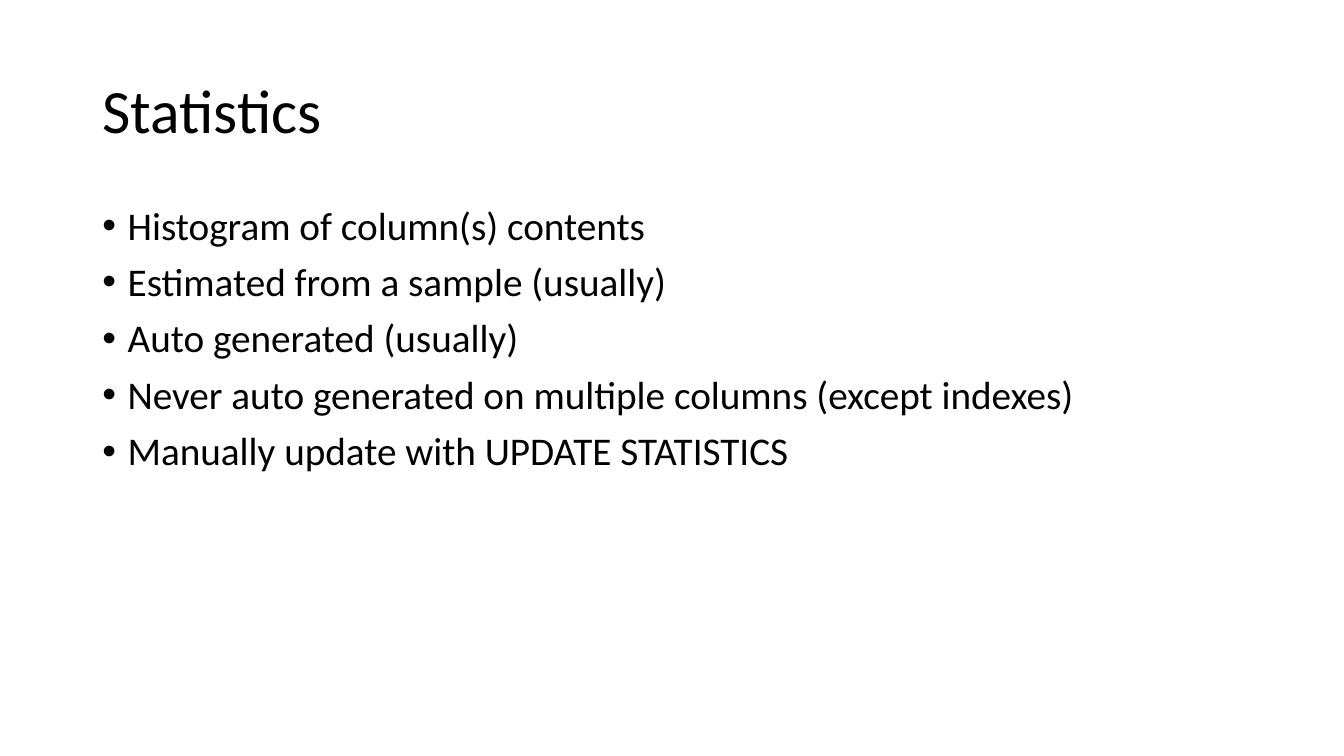
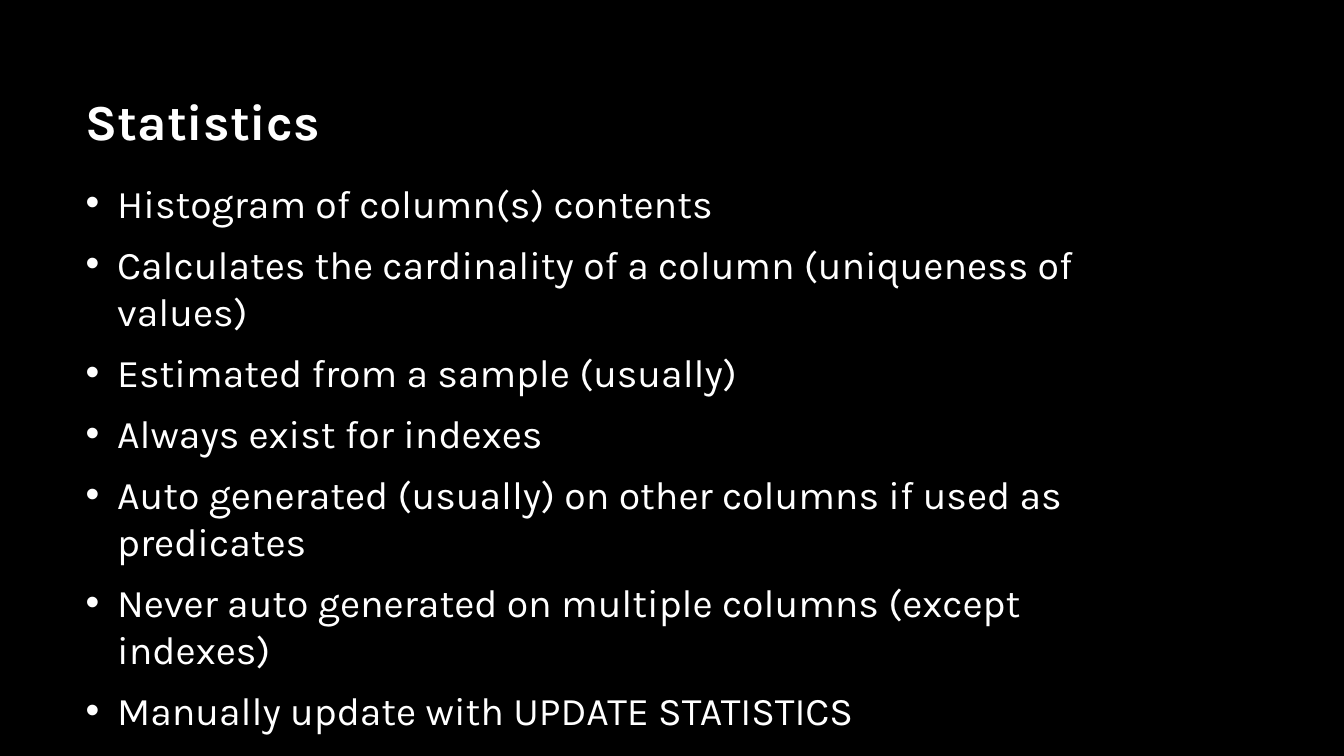
Before and after one commit to sabinio/SQLTraining, a slide deck: slide 10 of Slides/3. Query Execution.pptx (slide 7 before the commit). Drawn at 1344x756 pixels with LibreOffice and Linux fonts; fonts in the diff are those of the drawing; background and template pictures are left out. Boxes give left, top, right and bottom in pixels: in the first picture for what was removed or moved away, otherwise in the second. Text is boxed around its words. In the diff, an @@ line names an element or a change of style, - is before the commit and + after.

Commit message:
latest slides

```diff
--- a/Slides/3. Query Execution.pptx
+++ b/Slides/3. Query Execution.pptx
@@ background #FFFFFF to picture (left out) @@
@@ title "Statistics": place and size @@
-title "Statistics" at (102,90,321,134)
+title "Statistics" at (86,104,320,141)
@@ title "Statistics" at (86,104,320,141): size 44 to 36 pt, font Calibri to Karla, text colour #000000 to #FFFFFF, bold on; line spacing 0.9 to 1 @@
@@ text "Histogram of column(s) contents": place and size @@
-text "Histogram of column(s) contents" at (128,211,1074,472)
+text "Histogram of column(s) contents" at (117,189,1073,735)
@@ text at (117,189,1020,735): font Calibri to Karla, text colour #000000 to #FFFFFF in "Histogram of column(s) contents", "Estimated from a sample (usually)", "Never auto generated on multiple columns (except ...", "Manually update with UPDATE STATISTICS"; indent changed; line spacing 0.9 to 1 @@
@@ text at (117,250,1073,331): paragraph added @@
+• Calculates the cardinality of a column (uniqueness of values)
@@ text at (117,421,1062,566): text changed; font Calibri to Karla; text colour #000000 to #FFFFFF @@
-• Auto generated (usually)
+• Always exist for indexes
+• Auto generated (usually) on other columns if used as predicates
```
Also in this commit, not shown: 19 other slides changed, 14 slides added, 4 slides removed.
